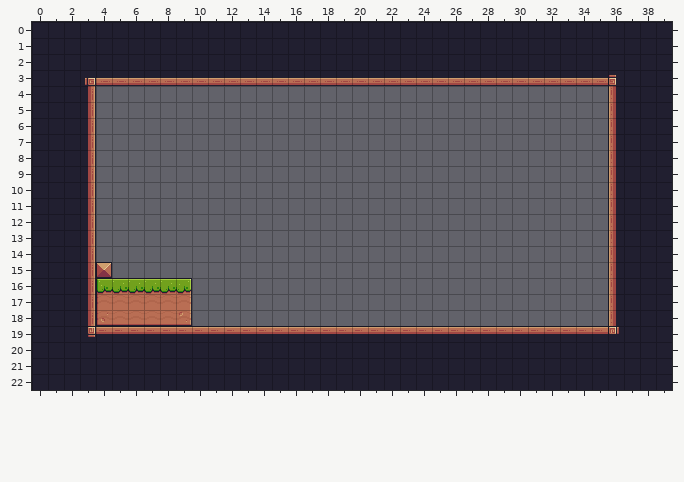
Two versions of a level (Tiled map, assets/tiles/level-01.tmx). That is the earlier state.
Cells are 16x16 px. Shown: x 0..39, y 0..22. The commit also replaced the tileset; all pictures use the new one.
And afterwards:
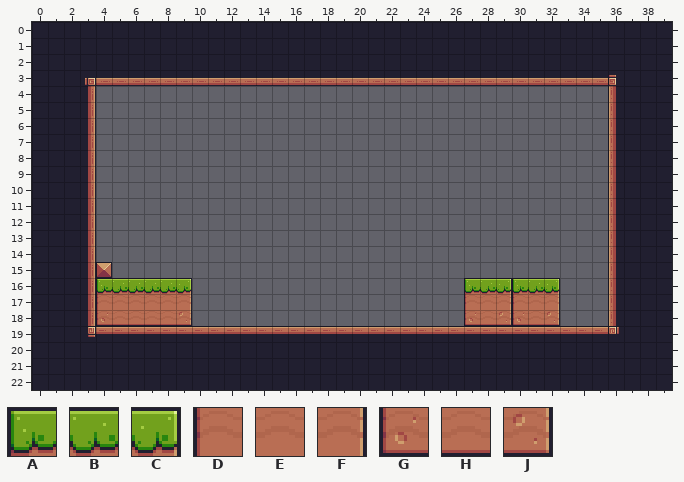
Key: from "Pixel Adventure": A 6, B 7, C 8, D 28, E 29, F 30, G 50, H 51, J 52.
_ is an empty cell.
The exact change:
{"where": "layer \"Background\""}
{"y":16,"x":27,"old":"______","new":"ABCABC"}
{"y":17,"x":27,"old":"______","new":"DEFDEF"}
{"y":18,"x":27,"old":"______","new":"GHJGHJ"}
